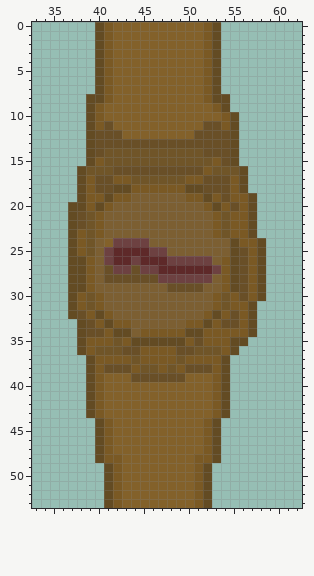
One commit to this sprite sheet: src/Knee.png. That is the earlier state.
The file is 96x54 pixels. Colours within 5 levels of each other are drawn and written as one. Shown: x 33..62, y 0..53. The old version is drawn lined up with the new one.
After the commit:
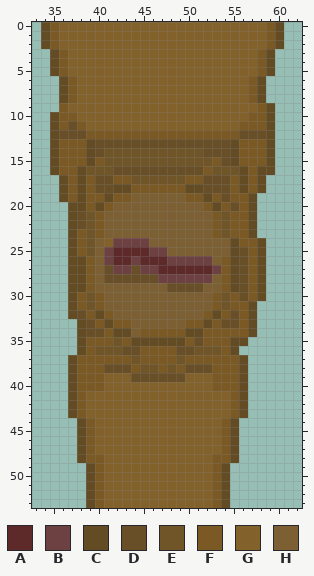
Palette (. is transparent): A #5e2929  B #6d4141  C #634b23  D #694f27  E #705528  F #7a5924  G #83612a  H #7c5f32
What changed:
whole drawing moved by -3,+0 (the old picture is shown already moved)
The edit adds colour C in rows 0 to 2 at x 34 and 60; in rows 3 to 5 at x 35 and 59; in rows 6 to 8 at x 36 and 58; in row 9 at x 59; in rows 10 to 15 at x 35 and 59; in row 16 at x 35 and 58 to 59.
The edit adds colour C in rows 17 to 18 at x 36 and 58; in row 19 at x 36; in rows 37 to 43 at x 37 and 56; in rows 44 to 48 at x 38 and 55; in rows 49 to 53 at x 39 and 54.
The edit adds colour D in row 11 at x 37; in row 12 at x 36 to 38 and 56 to 58.
The edit adds colour F in rows 0 to 2 at x 35 and 59; in rows 3 to 5 at x 36 and 58; in rows 6 to 8 at x 37 and 57; in row 9 at x 36 and 58; in row 10 at x 36 to 37 and 57 to 58; in row 11 at x 36, 38 and 56 to 58.
The edit adds colour F in rows 13 to 15 at x 36 to 38 and 56 to 58; in row 16 at x 36 to 37 and 57; in rows 17 to 18 at x 37 and 57; in row 19 at x 37; in rows 37 to 43 at x 38 and 55; in rows 44 to 48 at x 39 and 54.
The edit adds colour F in rows 49 to 53 at x 40 and 53.
Colour C gives way to colour F in row 12 at x 39 and 55; in rows 37 to 40 at x 39 and 54; in row 48 at x 40 and 53.
Colour D gives way to colour F in row 12 at x 40 to 42 and 51 to 54.
Colour G gives way to colour F in row 12 at x 43 to 50.
The edit adds colour G in rows 0 to 2 at x 36 to 39 and 54 to 58; in rows 3 to 5 at x 37 to 39 and 54 to 57; in rows 6 to 7 at x 38 to 39 and 54 to 56; in row 8 at x 38 and 55 to 56; in row 9 at x 37 to 38 and 55 to 57; in row 10 at x 38 and 56.
Colour C gives way to colour G in rows 0 to 7 at x 40 and 53; in row 8 at x 39 to 40 and 53 to 54; in row 9 at x 39 and 54; in rows 10 to 11 at x 39 and 55; in rows 41 to 43 at x 39 and 54; in rows 44 to 47 at x 40 and 53.
Colour C gives way to colour G in rows 49 to 53 at x 41 and 52.
Colour D gives way to colour G in row 11 at x 41 and 52 to 53.
Colour F gives way to colour G in rows 0 to 8 at x 41 and 52; in row 9 at x 40 and 53; in rows 10 to 11 at x 40 and 54; in rows 41 to 43 at x 40 and 53; in rows 44 to 47 at x 41 and 52; in row 48 at x 41 to 42 and 51 to 52.
Colour F gives way to colour G in rows 49 to 53 at x 42 and 51.
Pixel boxes of the changes (left, top, right, bottom) in both pictures:
changed: (41, 22, 284, 202)
changed: (68, 355, 122, 508)
changed: (194, 355, 248, 508)
